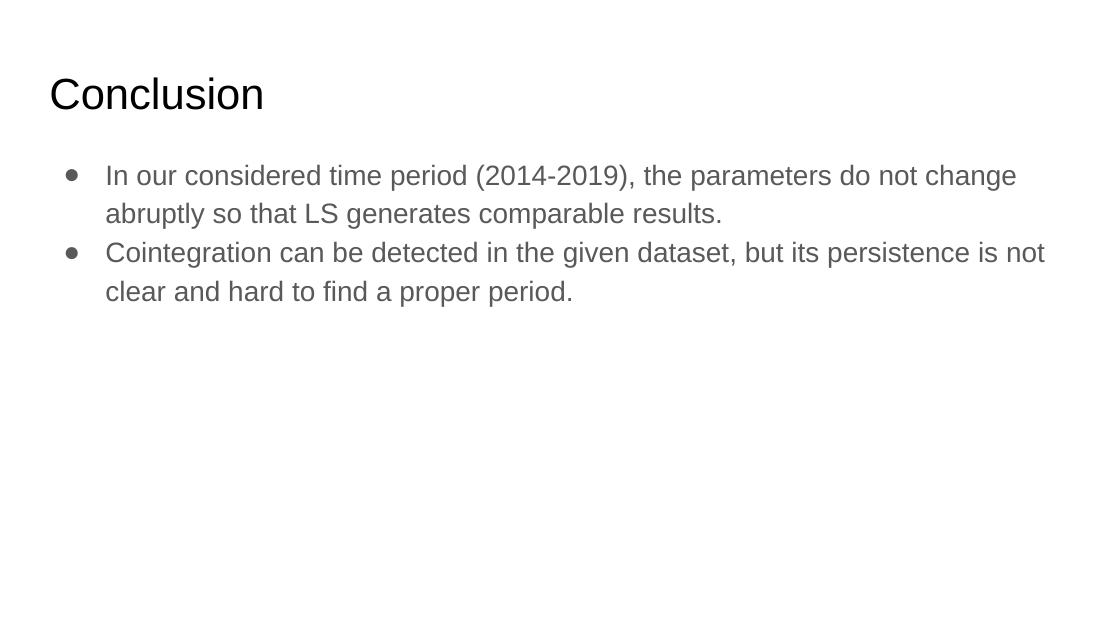
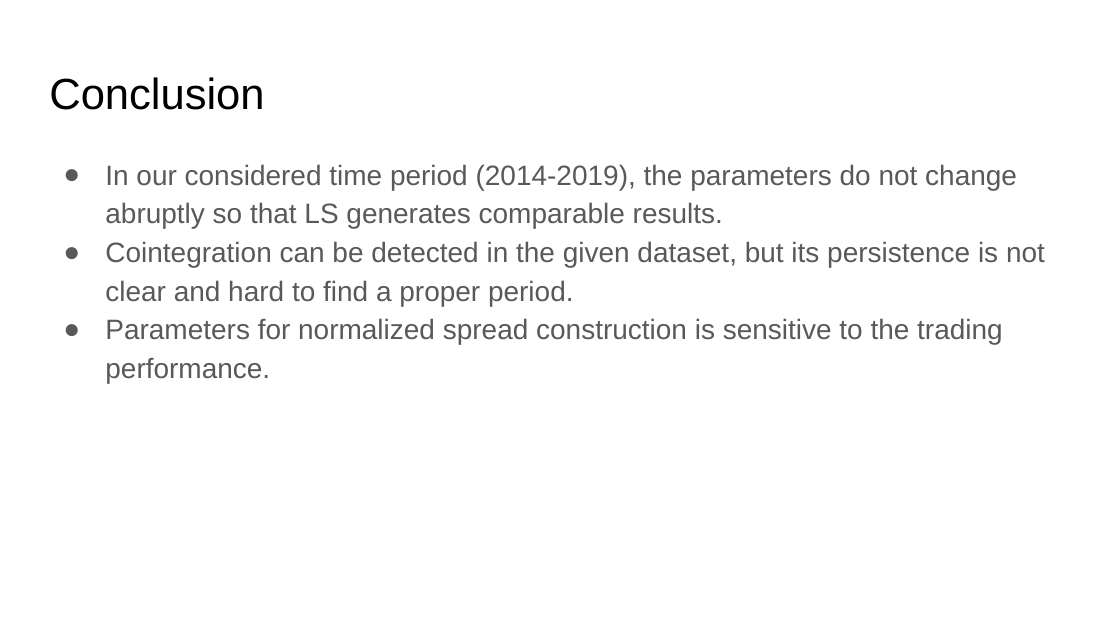
Before and after one commit to thtang/Pair-trading, a slide deck: slide 29 of Pair trading for Currencies.pptx (slide 27 before the commit). Drawn at 1120x630 pixels with LibreOffice and Linux fonts; fonts in the diff are those of the drawing. Boxes give left, top, right and bottom in pixels: in the first picture for what was removed or moved away, otherwise in the second. Text is boxed around its words. In the diff, an @@ line names an element or a change of style, - is before the commit and + after.

```diff
--- a/Pair trading for Currencies.pptx
+++ b/Pair trading for Currencies.pptx
@@ text at <box>105,318,1003,383</box>: paragraph added @@
+● Parameters for normalized spread construction is sensitive to the trading performance.
```
Also in this commit, not shown: 8 other slides changed, 2 slides added, 16 other files.
